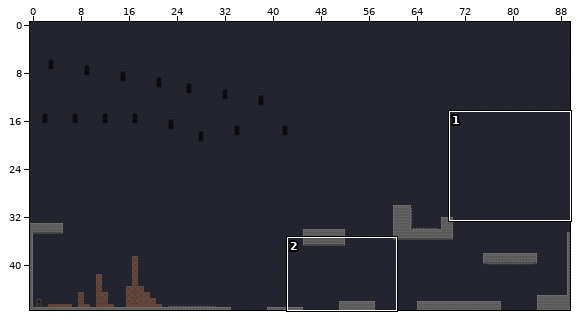
Two states of a Tiled map, Output/Assets/Maps/MapaLvl2.tmx. The picture above shows the old version from afar; the outline marks the close-up.
Close-up. First the earlier version:
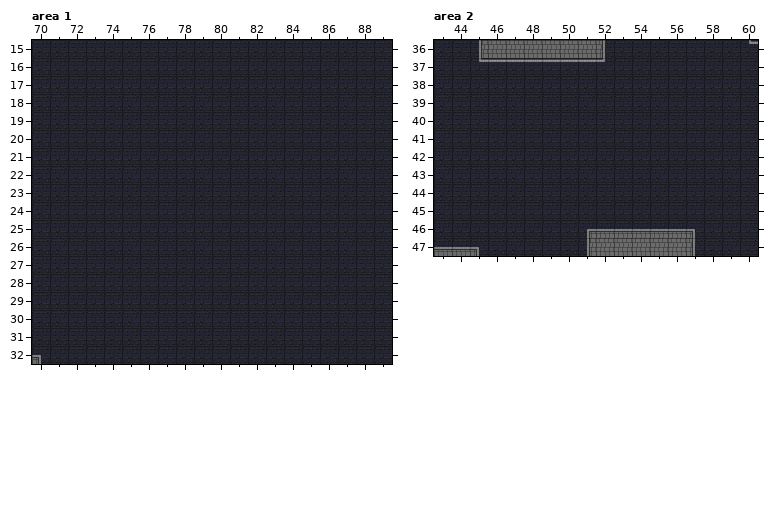
Cells are 32x32 px. Shown: area 1 x 70..89, y 15..32; area 2 x 43..60, y 36..47. The commit also changed other parts of the map, which this record leaves out.
Once edited:
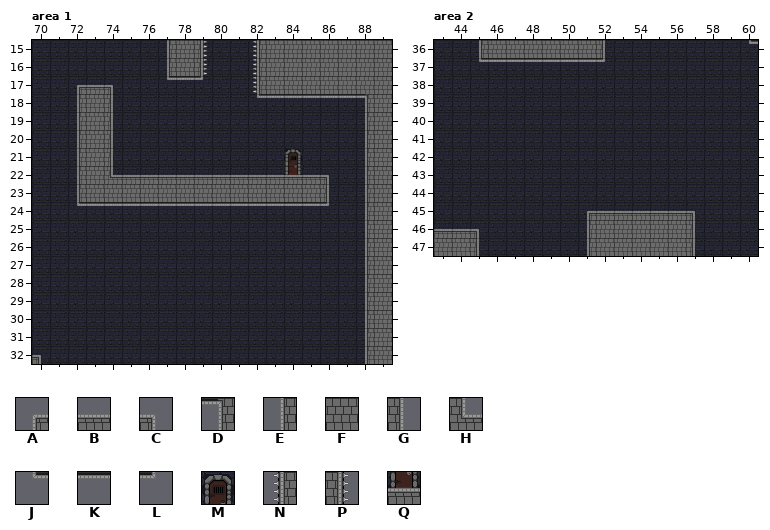
Key: from "Castle assets": A 61, B 62, C 63, D 65, E 71, F 72, G 73, H 74, J 81, K 82, L 83, M 93, N 95, P 97, Q 103.
_ is an empty cell.
The author wrote: Update MapaLvl2.tmx Mapa 2 suelos hechos
The edit:
Layer "Decoracion", area 1:
There is now tile M in row 21 at x 84.
There is now tile P in rows 15 to 16 at x 79.
There is now tile Q in row 22 at x 84.
Layer "Suelo", area 1:
There is now tile A in row 17 at x 72.
There is now tile B in row 17 at x 73; in row 22 at x 75 to 85.
There is now tile C in row 17 at x 74; in row 22 at x 86.
There is now tile D in row 18 at x 88.
There is now tile E in rows 15 to 16 at x 77; in row 18 at x 72; in rows 19 to 23 at x 72 and 88; in rows 24 to 32 at x 88.
There is now tile F in rows 15 to 16 at x 78 and 83 to 89; in row 17 at x 83 to 89; in rows 18 to 22 at x 73 and 89; in row 23 at x 73 to 85 and 89; in rows 24 to 32 at x 89.
There is now tile G in rows 15 to 16 at x 79; in rows 18 to 21 at x 74; in row 23 at x 86.
There is now tile H in row 22 at x 74.
There is now tile J in row 17 at x 77; in row 18 at x 82; in row 24 at x 72.
There is now tile K in row 17 at x 78; in row 18 at x 83 to 87; in row 24 at x 73 to 85.
There is now tile L in row 17 at x 79; in row 24 at x 86.
There is now tile N in rows 15 to 17 at x 82.
Layer "Suelo", area 2:
There is now tile A in row 45 at x 51.
There is now tile B in row 45 at x 52 to 56; in row 46 at x 43 to 44.
There is now tile C in row 45 at x 57; in row 46 at x 45.
The edit turns tile A into tile E in row 46 at x 51.
The edit turns tile B into tile F in row 46 at x 52 to 56; in row 47 at x 43 to 44.
The edit turns tile C into tile G in row 46 at x 57; in row 47 at x 45.
Pixel boxes of the changes (left, top, right, bottom) in both close-ups:
added: (77, 40, 392, 364)
changed: (587, 211, 695, 232)
changed: (434, 229, 479, 250)
